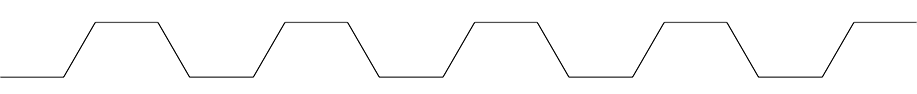
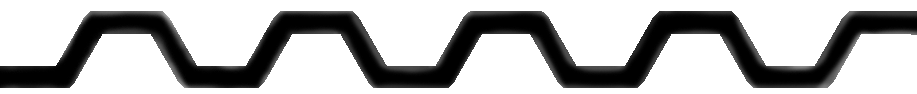
Comparing the layer stacks of the two 917px x 94px images. Changes:
painted on "Fond en dégradé 1" over [0, 11, 917, 88]
